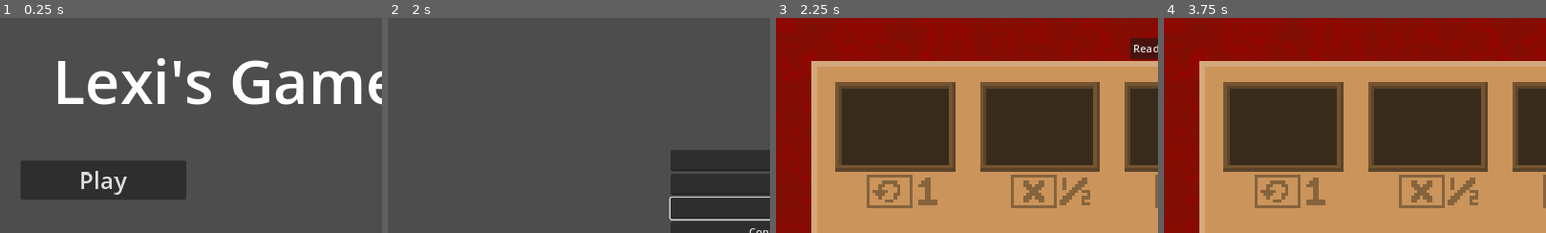
Above: before the commit, frames 1-4 (left to right).
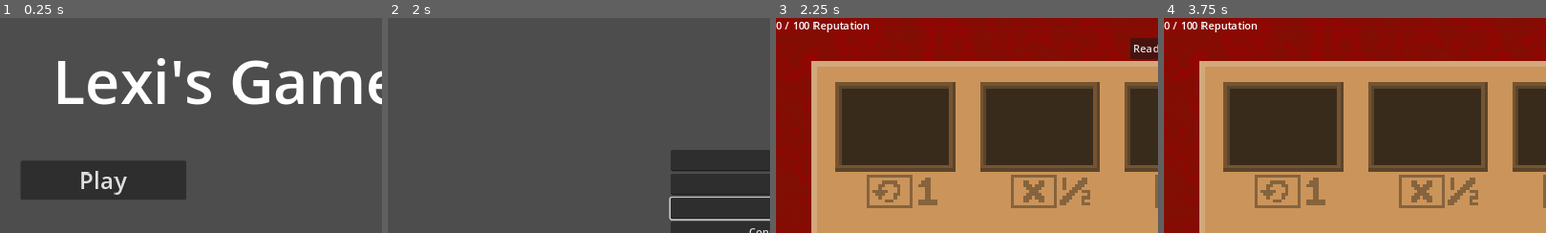
Above: after the commit, the same moments.

Repository: sowelilekusi/bordello
Game: Godot game, scene res://Scenes/main_menu.tscn
The game is run twice, just before and just after one commit, with the same random seed, the same clock (stepped at 60 frames per second) and the same inputs.
Inputs (mouse positions are % of the whole screen's width and height, from its top left):
- Up to frame 1 (0.25 s): no input
- Up to frame 2 (2 s): click "Play" at 0.5 s; click (50, 33) at 1.27 s; type "Alex" at 1.35 s; click (50, 39) at 1.5 s; type "12" at 1.58 s; click (50, 44) at 1.73 s; type "12" at 1.82 s
- Up to frame 3 (2.25 s): click "Host" at 2 s
- Up to frame 4 (3.75 s): click (11, 98) at 2.77 s; type "12" at 2.85 s; click "Ready" at 3.5 s
The pictures show only the part of the screen within x 0-50%, y 0-50%; the shares and areas given below are measured in that part.

Frames 1-2 are identical in both runs. In frame 3, 0.5% of the frame differs, in the area x 0-25%, y 1-7%; in frame 4, 0.5%.
Error before the commit: Invalid call. Nonexistent function 'slide_to_position' in base 'Nil'. (res://Scripts/PlayerStateMachine/player_controller.gd:28)
Error after the commit: Invalid call. Nonexistent function 'slide_to_position' in base 'Nil'. (res://Scripts/PlayerStateMachine/player_controller.gd:30)

Commit message:
cards go to the right discard piles

Diff:
--- a/PlayerBoard.gd
+++ b/PlayerBoard.gd
@@ -4,6 +4,7 @@
 var player_info = {}
 var workers = []
 var roster = []
+signal clients_discarded(cards: Array[NodePath])
 @export var poor_deck: Deck
 @export var good_deck: Deck
 @export var great_deck: Deck
@@ -38,3 +39,52 @@
 	var card = shift_deck.draw_card()
 	card.slide_to_position(position.x, position.y, 0.0, 0.3)
 	card.turn_front()
+
+
+func process_decks() -> int:
+	var discards = []
+	var points = 0
+	for card in poor_deck.cards:
+		card.turn_back()
+		points -= 1
+	for card in good_deck.cards:
+		card.turn_back()
+		points += 2
+	for card in great_deck.cards:
+		card.turn_back()
+		points += 5
+	poor_deck.shuffle()
+	good_deck.shuffle()
+	great_deck.shuffle()
+	#print("Cards in poor deck: " + str(poor_deck.cards.size()))
+	#print("Cards discarded from poor deck: " + str(poor_deck.cards.size() - 1))
+	#print("Cards in good deck: " + str(good_deck.cards.size()))
+	#print("Cards discarded from good deck: " + str(ceil(good_deck.cards.size() / 2.0)))
+	#print("Cards in great deck: " + str(great_deck.cards.size()))
+	#print("Cards discarded from great deck: " + str(min(great_deck.cards.size(), 1)))
+	for card in poor_deck.draw_cards(poor_deck.cards.size() - 1):
+		discards.append(card.get_path())
+	for card in good_deck.draw_cards(ceil(good_deck.cards.size() / 2.0)):
+		discards.append(card.get_path())
+	for card in great_deck.draw_cards(min(great_deck.cards.size(), 1)):
+		discards.append(card.get_path())
+	for card in poor_deck.draw_cards(poor_deck.cards.size()):
+		shift_deck.place(card)
+	for card in good_deck.draw_cards(good_deck.cards.size()):
+		shift_deck.place(card)
+	for card in great_deck.draw_cards(great_deck.cards.size()):
+		shift_deck.place(card)
+	clients_discarded.emit(discards)
+	return points
+
+
+func time_step(skip_ahead: bool):
+	for x in 4:
+		var result : Client = slots[x].time_step(skip_ahead)
+		if result != null:
+			if result.satisfaction < result.medium_threshold:
+				poor_deck.place(result)
+			elif result.satisfaction < result.good_threshold:
+				good_deck.place(result)
+			elif result.satisfaction >= result.good_threshold:
+				great_deck.place(result)
--- a/Scenes/client_card.tscn
+++ b/Scenes/client_card.tscn
@@ -40,8 +40,9 @@
 [sub_resource type="RectangleShape2D" id="RectangleShape2D_70vuu"]
 size = Vector2(350, 250)
 
-[node name="Card" type="Node2D"]
+[node name="Card" type="Node2D" node_paths=PackedStringArray("watch")]
 script = ExtResource("1_bvmvn")
+watch = NodePath("watch")
 
 [node name="front" type="TextureRect" parent="."]
 visible = false
@@ -187,6 +188,14 @@
 offset_bottom = 223.0
 texture = ExtResource("6_6ba24")
 
+[node name="ColorRect" type="ColorRect" parent="front"]
+layout_mode = 0
+offset_left = 134.0
+offset_top = 211.0
+offset_right = 144.0
+offset_bottom = 221.0
+color = Color(0, 0.588235, 0.682353, 1)
+
 [node name="Bonus1" parent="front" instance=ExtResource("7_24rgf")]
 visible = false
 position = Vector2(156, 109)
@@ -277,7 +286,6 @@
 [node name="CollisionShape2D" type="CollisionShape2D" parent="watch/Area2D2"]
 position = Vector2(212.509, 120.249)
 rotation = 0.306916
-scale = Vector2(1, 1)
 shape = SubResource("RectangleShape2D_obgb8")
 
 [node name="Area2D3" type="Area2D" parent="watch"]
@@ -285,7 +293,6 @@
 [node name="CollisionShape2D" type="CollisionShape2D" parent="watch/Area2D3"]
 position = Vector2(187.897, 177.388)
 rotation = 0.349425
-scale = Vector2(1, 1)
 shape = SubResource("RectangleShape2D_055ge")
 
 [node name="Area2D4" type="Area2D" parent="watch"]
--- a/Scenes/human_player.tscn
+++ b/Scenes/human_player.tscn
@@ -221,6 +221,12 @@
 [node name="LineEdit" type="LineEdit" parent="CanvasLayer/UI/VBoxContainer"]
 layout_mode = 2
 
+[node name="Reputation" type="Label" parent="CanvasLayer/UI"]
+layout_mode = 0
+offset_right = 40.0
+offset_bottom = 23.0
+text = "0 / 100 Reputation"
+
 [connection signal="pressed" from="CanvasLayer/UI/Confirm" to="." method="_on_confirm_pressed"]
 [connection signal="pressed" from="CanvasLayer/UI/HBoxContainer/LobbyReadyButton" to="." method="_on_lobby_ready_button_pressed"]
 [connection signal="text_submitted" from="CanvasLayer/UI/VBoxContainer/LineEdit" to="." method="_on_line_edit_text_submitted"]
--- a/Scenes/worker_slot.tscn
+++ b/Scenes/worker_slot.tscn
@@ -1,6 +1,6 @@
 [gd_scene load_steps=5 format=3 uid="uid://baoec8cqmedf6"]
 
-[ext_resource type="Script" path="res://Scripts/worker_slot.gd" id="1_0xyh3"]
+[ext_resource type="Script" path="res://Scripts/workspace.gd" id="1_0xyh3"]
 [ext_resource type="Texture2D" uid="uid://cpitf556hf0g" path="res://Assets/worker_slot.png" id="1_fxq0t"]
 
 [sub_resource type="RectangleShape2D" id="RectangleShape2D_1gv0f"]
--- a/Scripts/PlayerStateMachine/human_controller.gd
+++ b/Scripts/PlayerStateMachine/human_controller.gd
@@ -94,9 +94,17 @@
 	super()
 
 
+func end_of_round():
+	super()
+	$CanvasLayer/UI/Reputation.text = str(reputation_points) + " / 100 Reputation"
+
+
 func select_workspace(workspace):
-	super(workspace)
+	if not super(workspace):
+		return
+	await current_client.time_slots_selected
 	ready_button.visible = true
+	current_workspace.evaluate_match()
 
 
 @rpc("call_local", "reliable")
--- a/Scripts/PlayerStateMachine/player_controller.gd
+++ b/Scripts/PlayerStateMachine/player_controller.gd
@@ -16,6 +16,7 @@
 var reputation_points = 0
 var board: PlayerBoard
 var current_client: Client
+var current_workspace: Workspace
 
 
 func draft(cards, pick):
@@ -25,7 +26,8 @@
 		var card = cards[x]
 		var ratio = float(x) / float(cards.size() - 1)
 		var xx = lerpf(-1 * xxx, xxx, ratio)
-		card.slide_to_position(hand_position.global_position.x + xx - 125.0, hand_position.global_position.y - 175.0, 0.0, 0.2)
+		var h = hand_position.global_position
+		card.slide_to_position(h.x + xx - 125.0, h.y - 175.0, 0.0, 0.2)
 		hand.append(card)
 		card.card_clicked.connect(select_card)
 
@@ -53,18 +55,21 @@
 
 func select_workspace(workspace):
 	if not is_multiplayer_authority():
-		return
-	if current_client == null:
-		return
+		return false
+	if current_client == null or workspace.worker == null:
+		return false
+	if workspace == current_workspace or workspace.client != null:
+		return false
+	if current_workspace != null:
+		current_workspace.remove_client()
+	current_workspace = workspace
 	rpc("networked_select_workspace", workspace.get_path(), current_client.get_path())
-	#workspace.add_client(current_client)
 	current_client.show_time_selector()
-	current_client = null
-	#rpc("end_turn")
+	return true
 
 
 func on_poor_discard_deck_clicked():
-	if not is_multiplayer_authority():
+	if not is_multiplayer_authority() or current_client == null:
 		return
 	rpc("turn_away_client")
 
@@ -72,12 +77,16 @@
 @rpc("call_local", "reliable")
 func turn_away_client():
 	board.poor_deck.place(current_client)
+	current_client.set_satisfaction(0)
+	if current_workspace != null:
+		current_workspace.remove_client()
 	current_client = null
 
 
 @rpc("call_local", "reliable")
 func networked_select_workspace(workspace_path, current_client_path):
 	get_node(workspace_path).add_client(get_node(current_client_path))
+	get_node(workspace_path).evaluate_match()
 
 
 @rpc("call_local", "reliable")
@@ -100,12 +109,23 @@
 func start_turn():
 	current_client = board.shift_deck.draw_card()
 	if current_client == null:
-		round_finished.emit()
-		return
-	current_client.slide_to_position(board.global_position.x, board.global_position.y, 0.0, 0.3)
-	current_client.turn_front()
+		end_of_round()
+	else:
+		current_client.slide_to_position(board.global_position.x, board.global_position.y, 0.0, 0.3)
+		current_client.turn_front()
+
+
+func end_of_round():
+	board.time_step(true)
+	reputation_points += board.process_decks()
+	if reputation_points < 0:
+		reputation_points = 0
+	round_finished.emit()
 
 
 @rpc("call_local", "reliable")
 func end_turn():
+	board.time_step(false)
+	current_client = null
+	current_workspace = null
 	turn_finished.emit()
--- a/Scripts/client.gd
+++ b/Scripts/client.gd
@@ -19,6 +19,7 @@
 @export var pip_sprites: Array[TextureRect] = []
 @export var time_button_sprites: Array[TextureRect] = []
 @export var time_hovered_sprites: Array[TextureRect] = []
+@export var watch: TextureRect
 
 
 func _ready():
@@ -106,7 +107,7 @@
 
 func show_time_selector():
 	watch_on = true
-	$watch.visible = true
+	watch.visible = true
 
 
 func update_counter():
@@ -116,7 +117,7 @@
 func _on_turn_pressed(num):
 	turns_left = num
 	update_counter()
-	$watch.visible = false
+	watch.visible = false
 	watch_on = false
 	time_slots_selected.emit()
 
@@ -131,6 +132,11 @@
 	$front.visible = false
 
 
+func set_satisfaction(num):
+	satisfaction = 1 + num
+	$front/ColorRect.position.x = 134 + ((satisfaction - 1) * 20.0)
+
+
 func _on_watch_segment_mouse_entered(extra_arg_0: int) -> void:
 	if not watch_on or not time_slots[extra_arg_0]:
 		return
@@ -138,11 +144,11 @@
 		time_hovered_sprites[x].visible = true
 
 
-func _on_watch_segment_mouse_exited(extra_arg_0: int) -> void:
+func _on_watch_segment_mouse_exited(_extra_arg_0: int) -> void:
 	for sprite in time_hovered_sprites:
 		sprite.visible = false
 
 
-func _on_watch_segment_input_event(viewport: Node, event: InputEvent, shape_idx: int, extra_arg_0: int) -> void:
+func _on_watch_segment_input_event(_viewport: Node, event: InputEvent, _shape_idx: int, extra_arg_0: int) -> void:
 	if event is InputEventMouseButton and event.pressed:
 		_on_turn_pressed(extra_arg_0 + 1)
--- a/Scripts/deck.gd
+++ b/Scripts/deck.gd
@@ -42,6 +42,18 @@
 	return cards.pop_back()
 
 
+func draw_cards(num) -> Array[Card]:
+	var x = 0
+	var array: Array[Card] = []
+	for i in range(cards.size() - 1, -1, -1):
+		if x == num:
+			break;
+		array.append(cards[i])
+		cards.remove_at(i)
+		x += 1
+	return array
+
+
 func place(card: Card) -> void:
 	cards.append(card)
 	match type:
--- a/Scripts/game.gd
+++ b/Scripts/game.gd
@@ -121,6 +121,7 @@
 	board.slots[2].clicked.connect(controller.select_workspace)
 	board.slots[3].clicked.connect(controller.select_workspace)
 	board.poor_deck.clicked.connect(controller.on_poor_discard_deck_clicked)
+	board.clients_discarded.connect(discard_clients)
 	board.name = "board " + str(player_boards.size())
 	player_boards.append(board)
 	players.append(controller)
@@ -223,15 +224,21 @@
 
 @rpc("call_local", "reliable")
 func draft_clients(player):
-	var cards = []
-	for x in 2 + (2 * round_number):
-		cards.append(client_deck.draw_card())
-	for x in player_boards:
-		if x.player_info["username"] == player:
-			for card in cards:
-				x.shift_deck.place(card)
-
-
-@rpc("call_local", "reliable")
-func discard_clients(_node_paths):
-	pass
+	var controller: PlayerController = null
+	for player_controller in players:
+		if player_controller.player_info["username"] == player:
+			controller = player_controller
+	var cards_to_draw = 4
+	if controller.reputation_points >= 30:
+		cards_to_draw += 4
+	if controller.reputation_points >= 60:
+		cards_to_draw += 4
+	for x in cards_to_draw - controller.board.shift_deck.cards.size():
+		controller.board.shift_deck.place(client_deck.draw_card())
+
+
+@rpc("call_local", "reliable")
+func discard_clients(node_paths):
+	for path in node_paths:
+		var card = get_node(path)
+		client_discard.place(card)
--- a/Scripts/worker_slot.gd
+++ b/Scripts/workspace.gd
@@ -25,6 +25,36 @@
 	return true
 
 
+func remove_client():
+	var c = client
+	client = null
+	return c
+
+
+func evaluate_match():
+	if worker == null or client == null:
+		return
+	var points = -1
+	for service in client.services:
+		if worker.services.has(service):
+			points += 1
+	points += client.turns_left
+	client.set_satisfaction(points)
+
+
+func time_step(skip_ahead: bool):
+	if worker == null or client == null:
+		return null
+	client.turns_left -= 1
+	if skip_ahead:
+		client.turns_left = 0
+	client.update_counter()
+	if client.turns_left > 0:
+		return null
+	else:
+		return remove_client()
+
+
 func _on_area2d_input_event(_viewport: Node, event: InputEvent, _shape_idx: int) -> void:
 	if event is InputEventMouseButton and event.pressed and worker != null:
 		emit_signal("clicked", self)
